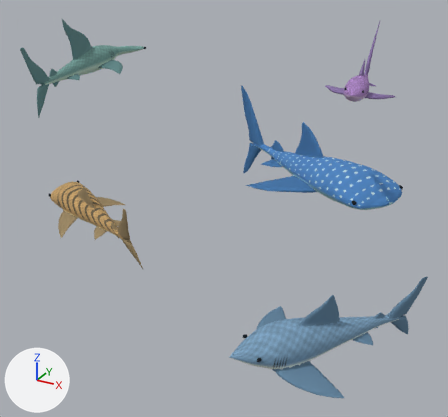
Before and after pictures for a commit that changed the Blender file shark-aquarium.blend.
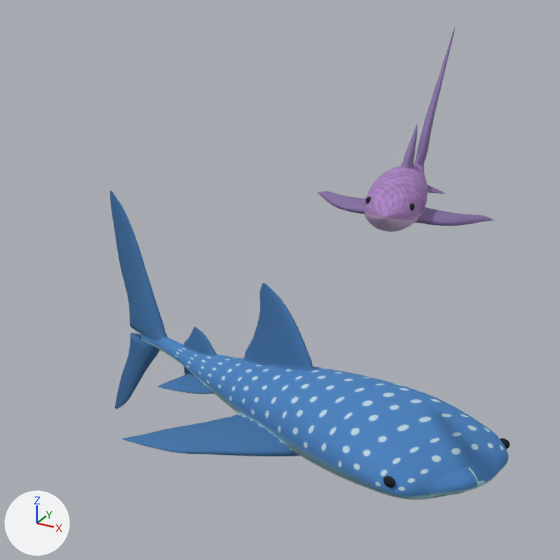
The first picture shows the older version from a 50 mm camera at (14.8, -25.7, 11.7) aimed at (0.7, -0.1, -1.1). The close-ups show the older and then the newer version on the part from 44% to 94% of the width and 2% to 56% of the height of that picture. Only the edits that show in the close-ups are written down. Lighting does not change. The marker at lower left points along +X, +Y and +Z.

The first close-up shows 'Thresher', 'Whale shark.001' and 2 more.
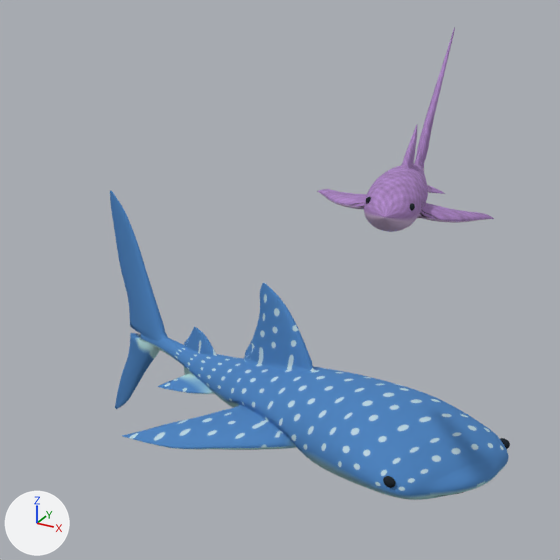
Location of each change, (x1, y1, x2, y2) in pixels of the close-ups (560 x 560 px; the box of a moved part takes in the faces that stretch with it):
```json
{"object": "Whale shark.001", "change": "recoloured, reshaped, surface changed", "before": [110, 191, 509, 500], "after": [110, 191, 509, 500]}
{"part": 1, "of": "me_whale_shark_surface", "change": "moved or reshaped", "before": [122, 382, 320, 467], "after": [122, 382, 316, 464]}
{"part": 2, "of": "me_whale_shark_surface", "change": "recoloured", "before": [110, 191, 315, 450], "after": [110, 191, 315, 450]}
{"part": 3, "of": "me_whale_shark_surface", "change": "surface changed", "before": [110, 191, 485, 485], "after": [110, 191, 485, 485]}
{"part": 4, "of": "me_thresher_surface", "change": "moved or reshaped", "before": [317, 183, 494, 226], "after": [317, 183, 494, 223]}
{"part": 5, "of": "me_thresher_surface", "change": "recoloured", "before": [319, 34, 491, 223], "after": [319, 34, 491, 223]}
```

Edits to the scene script, one JSON object a line:
```json
{"block": "me_whale_shark_surface", "where": "me_whale_shark_surface.from_pydata(...)  # 7166 vertices, 6838 faces; spans x -3.33..3.67, y -1.9..1.9, z -1.32..1.91"}
{"block": "me_whale_shark_surface", "where": "# used by ob_whale_shark_001; location = (3.06, 5.48, -0.24); rotation_euler = (-0.0162, -0.0163, 2.679), in degrees (-0.9, -0.9, 153); scale = (1.78, 1.78, 1.78)"}
{"block": "me_whale_shark_surface", "change": "me_whale_shark_surface part 1: 1253 of 7166 vertices moved; they spanned x -1.56..0.79, y -1.9..1.9, z -0.42..0.26 and now span x -1.56..0.79, y -1.9..1.9, z -0.41..0.27; mean shift (0.0, 0.0, 0.07); largest move (-1.2, -0.72, -0.23) -> (-1.2, -0.72, -0.11)"}
{"block": "me_whale_shark_surface", "change": "me_whale_shark_surface part 2: all 2487 faces that had it switch from mat_whale_shark___fins (blue #4575a8) to mat_whale_shark___spotted_skin (picture img_whale_shark_skin)"}
{"block": "me_whale_shark_surface", "change": "me_whale_shark_surface part 3: texture (UV) coordinates of 4612 of 6838 faces, centred in x -3.32..3.67, y -1.9..1.9, z -1.32..1.91, changed; they spanned u 0.0..1.0, v 0.0..1.0 and now span u 0.0..1.0, v -0.59..0.98"}
{"block": "me_thresher_surface", "where": "me_thresher_surface.from_pydata(...)  # 3937 vertices, 3662 faces; spans x -3.18..5.25, y -1.62..1.62, z -1.04..2.45"}
{"block": "me_thresher_surface", "where": "# used by ob_thresher; location = (6.8, 1.4, 5.69); rotation_euler = (0.0873, 0.0491, 1.766), in degrees (5, 2.8, 101); scale = (0.997, 0.997, 0.997)"}
{"block": "me_thresher_surface", "change": "me_thresher_surface part 4: 711 of 3937 vertices moved; they spanned x -2.18..0.43, y -1.62..1.62, z -0.44..0.21 and now span x -2.18..0.43, y -1.62..1.62, z -0.44..0.22; mean shift (0.0, 0.0, 0.05); largest move (-1.87, -0.44, -0.21) -> (-1.87, -0.44, -0.13)"}
{"block": "me_thresher_surface", "change": "me_thresher_surface part 5: all 1304 faces that had it switch from mat_thresher___fins (purple #8974a7) to mat_thresher___skin (picture img_thresher_skin)"}
```
